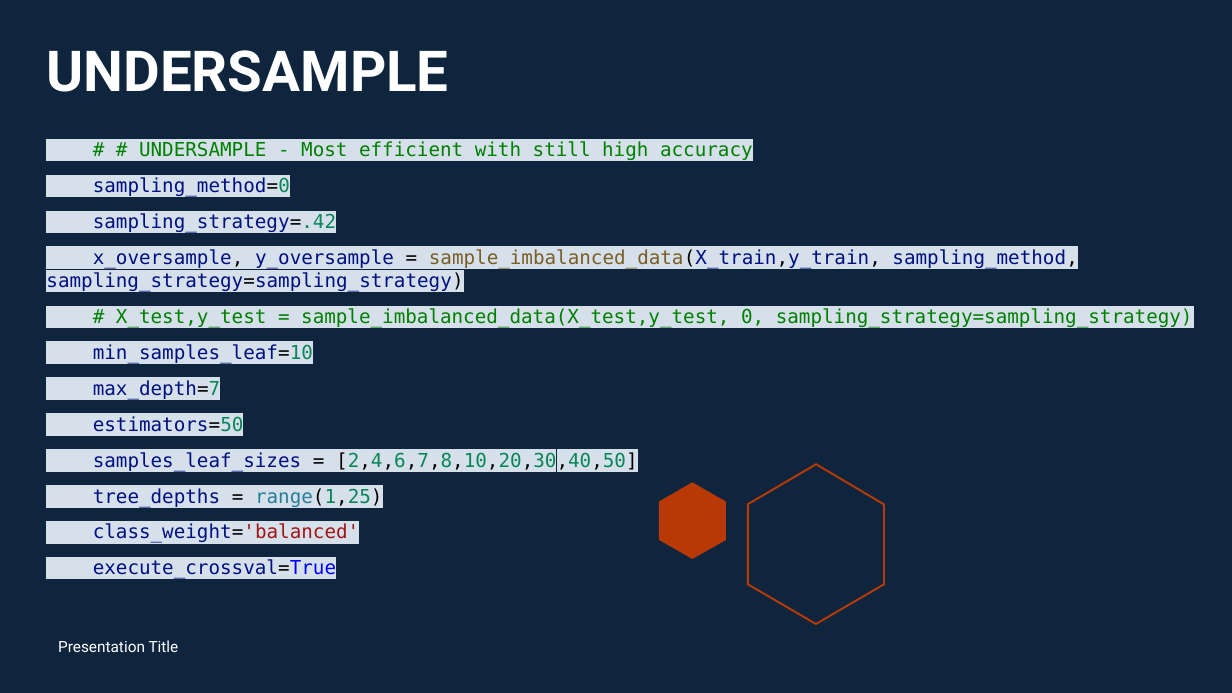
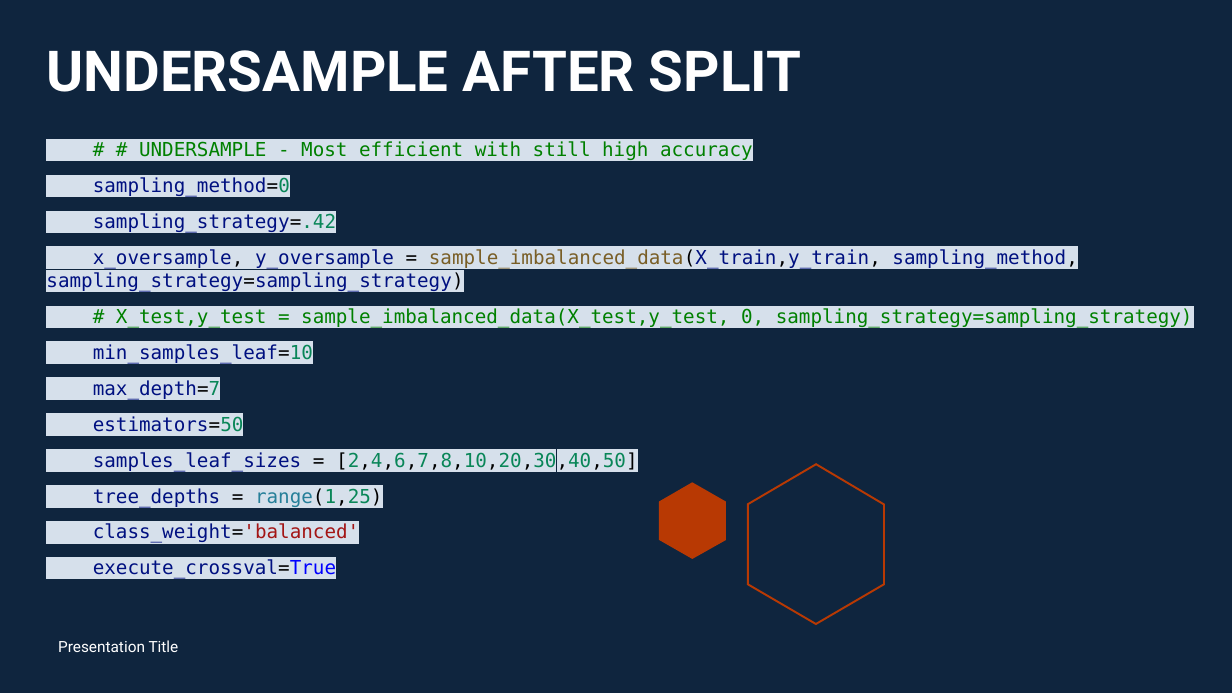
Before and after one commit to MaricrisResma/Detect-Credit-Card-Fraud-DT-RandomForest, a slide deck: slide 2 of DOC/Results_Final.pptx (slide 1 before the commit). Drawn at 1232x693 pixels with LibreOffice and Linux fonts; fonts in the diff are those of the drawing. Boxes give left, top, right and bottom in pixels: in the first picture for what was removed or moved away, otherwise in the second. Text is boxed around its words. In the diff, an @@ line names an element or a change of style, - is before the commit and + after.

```diff
--- a/DOC/Results_Final.pptx
+++ b/DOC/Results_Final.pptx
@@ title at <box>46,50,801,92</box>: text changed @@
-UNDERSAMPLE
+UNDERSAMPLE AFTER SPLIT
```
Also in this commit, not shown: 4 other slides changed, 15 slides added, 1 other file.
